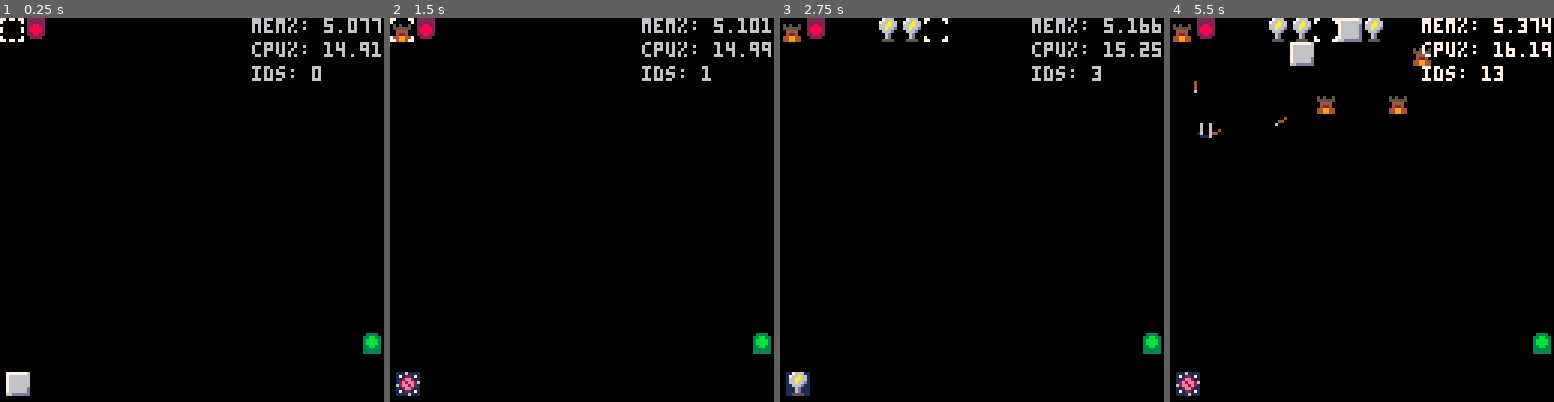
Above: before the commit, frames 1-4 (left to right).
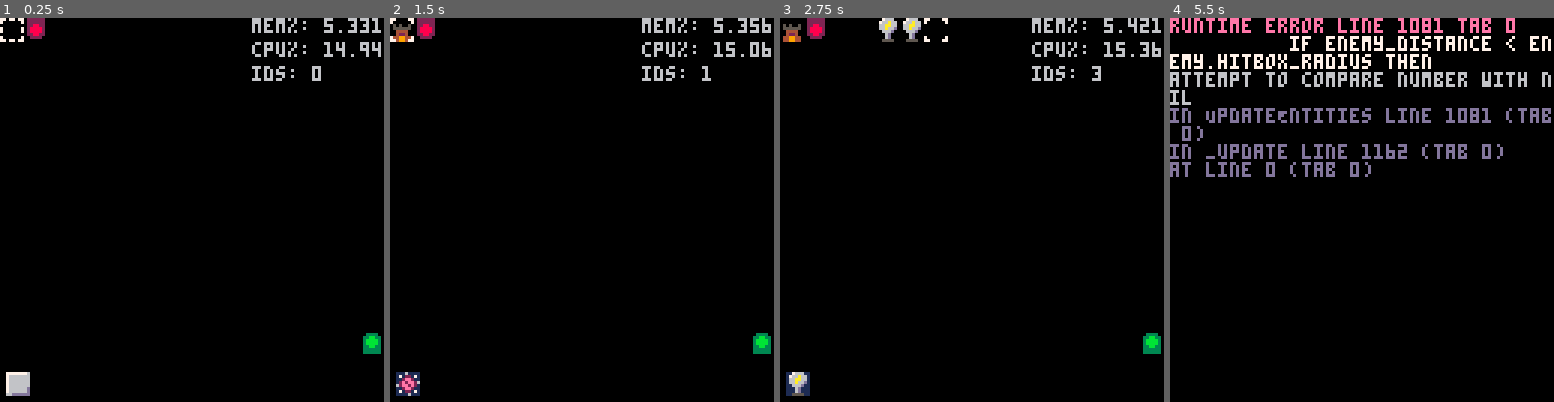
Above: after the commit, the same moments.

Repository: ClaytonKnittel/pico8-test
Game: PICO-8 cartridge clatt.p8
Same seed, same stepped clock (60 frames per second), same inputs: the game is played once before the commit and once after it.
Inputs:
- Up to frame 1 (0.25 s): no input
- Up to frame 2 (1.5 s): tap X (X key) at 0.33, 1.07 s; tap O (Z key) at 0.7 s
- Up to frame 3 (2.75 s): hold Right 1.6-2.1 s; tap O (Z key) at 1.7, 2.1, 2.5 s; tap X (X key) at 1.85 s; hold Up 2.15-2.42 s; hold Right from 2.47 s (still down)
- Up to frame 4 (5.5 s): tap O (Z key) every 0.4 s from 2.9 to 5.3 s; tap X (X key) at 2.97, 4.08, 5.2 s; release Right at 3.03 s; hold Left 3.08-3.58 s; hold Down 3.63-3.97 s; hold Right 4.02-4.68 s; hold Up 4.73-5.03 s; hold Left from 5.08 s (still down)

The runs differ from the first frame. In frame 1, 0.2% of the frame differs, in the area x 90-100%, y 0-11%; in frame 2, 0.2%; in frame 3, 0.2%; in frame 4, 12%, in the area x 0-100%, y 0-99%.
Error after the commit: runtime error line 1081 tab 0; if enemy_distance < enemy.hitbox_radius then; attempt to compare number with nil

Commit message:
arrow collision (#15)
* AGI

* Commit

* Fix bug 2

* pinwheel wip

* debugged?

* pinwheel

* lightning

* tweak lightning

* tweaks

* new sprites

* tweak

* fix

* tweaks

new sprites

tweak

fix

* arrow collision

* tweaks

Diff:
--- a/clatt.p8
+++ b/clatt.p8
@@ -53,6 +53,17 @@
   WIZARD = 9,
 }
 
+enemy_grid = {}
+
+selected_tower = TypeId.WALL
+
+time = 0
+
+cursor_pos = {
+  x = 0,
+  y = 0,
+}
+
 START_POS = {
   x = 1,
   y = 0,
@@ -235,6 +246,13 @@
     return tiles[PosIndex(pos)]
   end
 
+  function add_to_enemy_grid(key, val)
+    if enemy_grid[key] == nil then
+      enemy_grid[key] = {}
+    end
+    add(enemy_grid[key], val)
+  end
+
   local function AllTilesReachableInPathMap(dir_map)
     for tile_index in enemy_hold_map.occupied_tiles() do
       if dir_map[tile_index] == nil then
@@ -299,7 +317,7 @@
 
 ARROW_SPEED = 0.25
 
-function MakeArrow(start_pos, target_pos)
+function MakeArrow(start_pos, target_pos, damage)
   local arrow = {}
 
   local dt = 0
@@ -307,18 +325,28 @@
   local delta = PosSub(target_pos, start_pos)
   local distance = PosMagnitude(delta)
   local delta_dir = PosNormalize(delta)
+  local pos = { x = start_pos.x, y = start_pos.y }
+
+  local hit_enemy = false
+
+  arrow["damage"] = damage
 
   function arrow.update()
     local result = {
       should_erase = false,
     }
 
-    if dt > distance then
+    if arrow.hit_enemy or dt > distance then
       result.should_erase = true
       return result
     end
 
     dt += ARROW_SPEED
+
+    local new_pos = PosAdd(start_pos, PosScale(delta_dir, dt))
+    pos.x = new_pos.x
+    pos.y = new_pos.y
+
     return result
   end
 
@@ -355,13 +383,16 @@
   end
 
   function arrow.draw()
-    local pos = PosAdd(start_pos, PosScale(delta_dir, dt))
     local sprite = arrow_sprite(delta_dir)
     spr(sprite.id, TILE_WIDTH * (pos.x - 0.5), TILE_WIDTH * (pos.y - 0.5), 1, 1, sprite.flip_x, sprite.flip_y)
   end
 
   function arrow.type_id()
     return TypeId.ARROW
+  end
+
+  function arrow.pos()
+    return pos
   end
 
   return arrow
@@ -479,6 +510,11 @@
   assert(enemy_info.speed <= 1)
   local MAX_PROGRESS = 1.0 / enemy_info.speed
   local progress = 0
+  local health = 10
+  local hitbox_radius = 0.25
+
+  enemy["health"] = health
+  enemy["hitbox_radius"] = hitbox_radius
 
   enemy_hold_map.occupy(to_tile)
 
@@ -486,6 +522,13 @@
     local result = {
       should_erase = false,
     }
+
+    -- check for death
+    if enemy.health <= 0 then
+      result.should_erase = true
+      -- play death animation
+      return result
+    end
 
     progress += 1
     if progress < MAX_PROGRESS then
@@ -565,7 +608,7 @@
   local fire_rate = 10
   local fire_rate_cooldown = 0
   local frames = 0
-  local espp_rate = 0.15
+  local damage = 1
 
   function archer.update()
     local result = {
@@ -609,7 +652,7 @@
         local to_add = PosScale(DirDelta(enemy_dir), scale)
         target_pos = PosAdd(target_pos, to_add)
 
-        local arrow = MakeArrow(archer_pos, target_pos)
+        local arrow = MakeArrow(archer_pos, target_pos, damage)
         entity_map.spawn(arrow)
 
         fire_rate_cooldown = fire_rate
@@ -644,7 +687,8 @@
 
   local fire_rate_cooldown = 0
   local frames = 0
-  local range = 2.5
+  local range = 2.25
+  local damage = 1
 
   -- sprinkler mode
   -- local spin_rate = 150
@@ -654,8 +698,7 @@
   -- tic shooter mode
   local spin_rate = 0
   local n_directions = 12
-  local fire_rate = 10
-
+  local fire_rate = 14
 
   function pinwheel.update()
     local result = {
@@ -692,7 +735,8 @@
           local offset_pos = { x = range * pos_x, y = range * pos_y }
           local target_pos = PosAdd(pinwheel.pos(), offset_pos)
 
-          entity_map.spawn(MakeArrow(pinwheel.pos(), target_pos))
+          local arrow = MakeArrow(pinwheel.pos(), target_pos, damage)
+          entity_map.spawn(arrow)
         end
         fire_rate_cooldown = fire_rate
       end
@@ -730,6 +774,8 @@
   local firing_length = 4
   local active_beam_frames = 0
   local frames = 0
+
+  local damage = 2
 
   local target_pixel_pos = { x = 0, y = 0 }
 
@@ -1005,8 +1051,47 @@
 end
 
 function UpdateEntities()
+  -- clear enemy grid
+  enemy_grid = {}
+
   entity_map.update()
 
+  -- update enemy spatial grid
+  for entity in entity_map.entities() do
+    if entity.type_id() == TypeId.ENEMY then
+      local e_pos = entity.pos()
+      -- Hash them based on the integer grid cell they are currently floating over
+      local grid_idx = Index(flr(e_pos.x), flr(e_pos.y))
+
+      if enemy_grid[grid_idx] == nil then
+        enemy_grid[grid_idx] = {}
+      end
+      add(enemy_grid[grid_idx], entity)
+    end
+  end
+
+  -- arrow collision
+  for entity in entity_map.entities() do
+    if entity.type_id() == TypeId.ARROW then
+      local arrow = entity
+      local arrow_pos = arrow.pos()
+      local arrow_idx = Index(flr(arrow_pos.x), flr(arrow_pos.y))
+      local enemies_under_fire = enemy_grid[arrow_idx]
+      if enemies_under_fire ~= nil then
+        for enemy in all(enemies_under_fire) do
+          local enemy_pos = enemy.pos()
+          local enemy_distance = PosMagnitude(PosSub(enemy_pos, arrow_pos))
+          if enemy_distance < enemy.hitbox_radius then
+            enemy.health -= arrow.damage
+            arrow.hit_enemy = true
+            -- hit animation?
+          end
+        end
+      end
+    end
+  end
+
+  -- spawn new waves
   if time % 100 == 99 then
     local enemy_id
     if flr(time / 100) % 2 == 0 then
@@ -1074,13 +1160,14 @@
 end
 
 function _update()
+  cls(0) -- moving here for now to avoid prints being cleared
   UpdateInput()
   UpdateEntities()
   time += 1
 end
 
 function _draw()
-  cls(0)
+  -- cls(0)
   DrawGrid()
   DrawEntities()
   DrawCursor()
